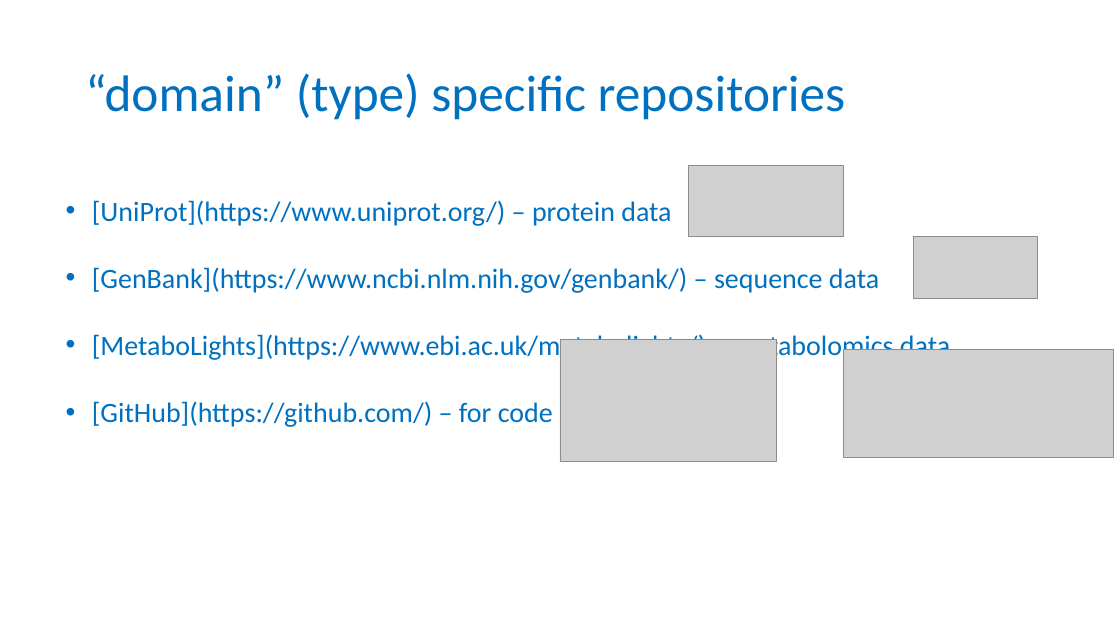
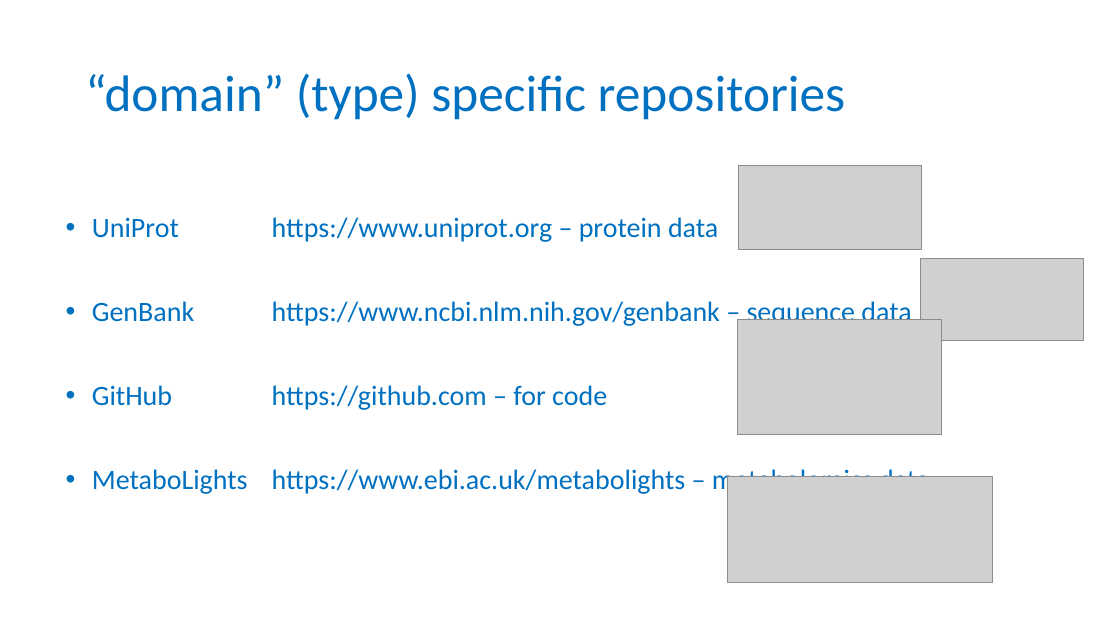
Before and after one commit to tobyhodges/probable-enigma, a slide deck: slide 13 of instructors/04-Public_repositories.pptx. Drawn at 1120x630 pixels with LibreOffice and Linux fonts; fonts in the diff are those of the drawing; grey boxes stand for pictures; background and template pictures are left out. Boxes give left, top, right and bottom in pixels: in the first picture for what was removed or moved away, otherwise in the second. Text is boxed around its words. In the diff, an @@ line names an element or a change of style, - is before the commit and + after.

Commit message:
Got rid of duplicated list of repos between ep 2 and ep 4

```diff
--- a/instructors/04-Public_repositories.pptx
+++ b/instructors/04-Public_repositories.pptx
@@ picture resized from (x1=688, y1=166, x2=844, y2=237) to (x1=739, y1=166, x2=922, y2=250) @@
@@ text at (x1=92, y1=217, x2=929, y2=496): text changed @@
-• [UniProt](https://www.uniprot.org/) – protein data
-• [GenBank](https://www.ncbi.nlm.nih.gov/genbank/) – sequence data
-• [MetaboLights](https://www.ebi.ac.uk/metabolights/) – metabolomics data
-• [GitHub](https://github.com/) – for code
+• UniProt https://www.uniprot.org – protein data
+• GenBank https://www.ncbi.nlm.nih.gov/genbank – sequence data
+• GitHub https://github.com – for code
+• MetaboLights https://www.ebi.ac.uk/metabolights – metabolomics data
@@ picture resized from (x1=913, y1=237, x2=1038, y2=299) to (x1=921, y1=259, x2=1084, y2=340) @@
@@ picture resized from (x1=560, y1=339, x2=777, y2=461) to (x1=738, y1=319, x2=942, y2=434) @@
@@ picture resized from (x1=844, y1=350, x2=1113, y2=458) to (x1=728, y1=477, x2=993, y2=583) @@
```
Also in this commit, not shown: 2 other slides changed, 7 other files.
